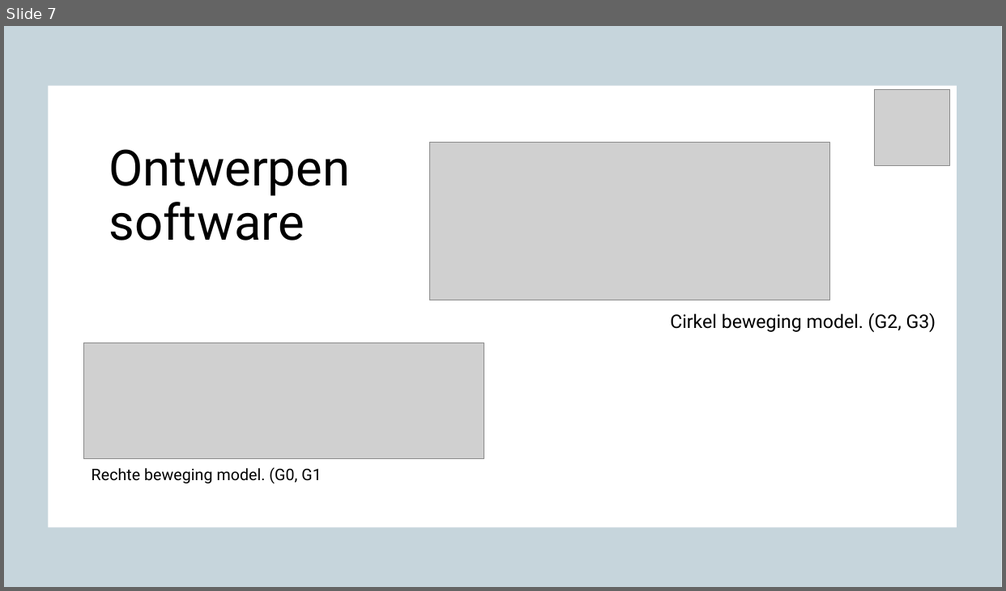
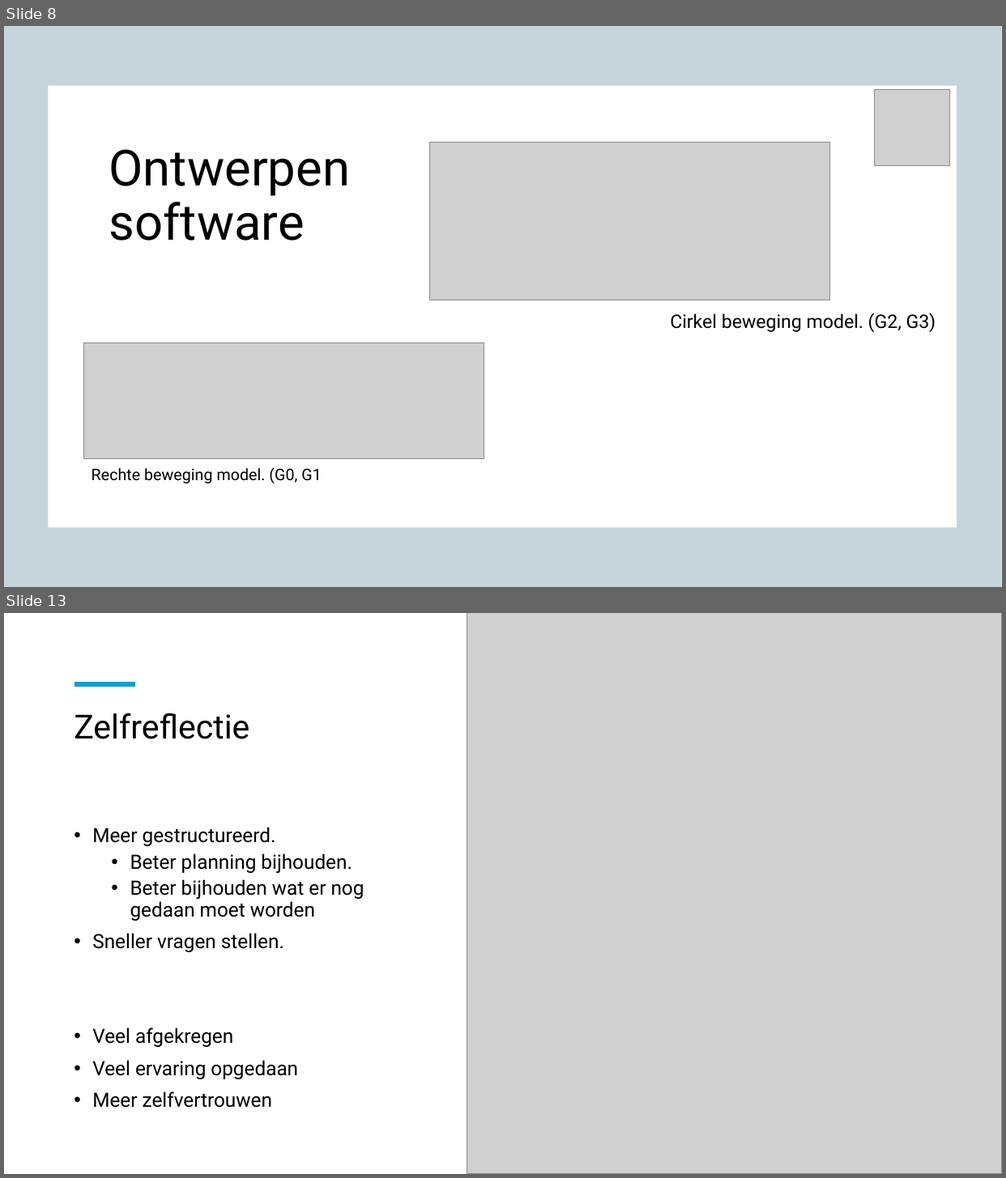
Before and after one commit to OlafGoud/Freesbank, a slide deck: documentatie/Presentaties/95presentatie.pptx. Shown one above the other, each under a label of ours: slide 7 before the commit, slides 8 and 13 after it; the slides between them are not shown. The pictures are 1006x591 and 1006x1178 pixels, drawn with LibreOffice and Linux fonts; fonts in the diff are those of the drawing; grey boxes stand for pictures; background and template pictures are left out. Boxes give left, top, right and bottom in pixels: in the first picture for what was removed or moved away, otherwise in the second. Text is boxed around its words. In the diff, an @@ line names an element or a change of style, - is before the commit and + after.

```diff
--- a/documentatie/Presentaties/95presentatie.pptx
+++ b/documentatie/Presentaties/95presentatie.pptx
@@ slide 13 added at (4,613,1002,1174), background #FFFFFF @@
@@ picture added at (467,613,1002,1174) @@
@@ line added from (75, 684) to (135, 684), #0F9ED5 4.5 pt @@
@@ text added at (74,713,249,739), 32 pt, text #000000 @@
+Zelfreflectie
@@ text added at (92,827,364,1108), 19 pt, text #000000 @@
+• Meer gestructureerd.
+  • Beter planning bijhouden.
+  • Beter bijhouden wat er nog gedaan moet worden
+• Sneller vragen stellen.
+• Veel afgekregen
+• Veel ervaring opgedaan
+• Meer zelfvertrouwen
@@ what was slide 7 is now slide 8 @@
```
Also in this commit, not shown: 3 slides changed, 9 other slides added, 5 slides removed, 5 other files.
